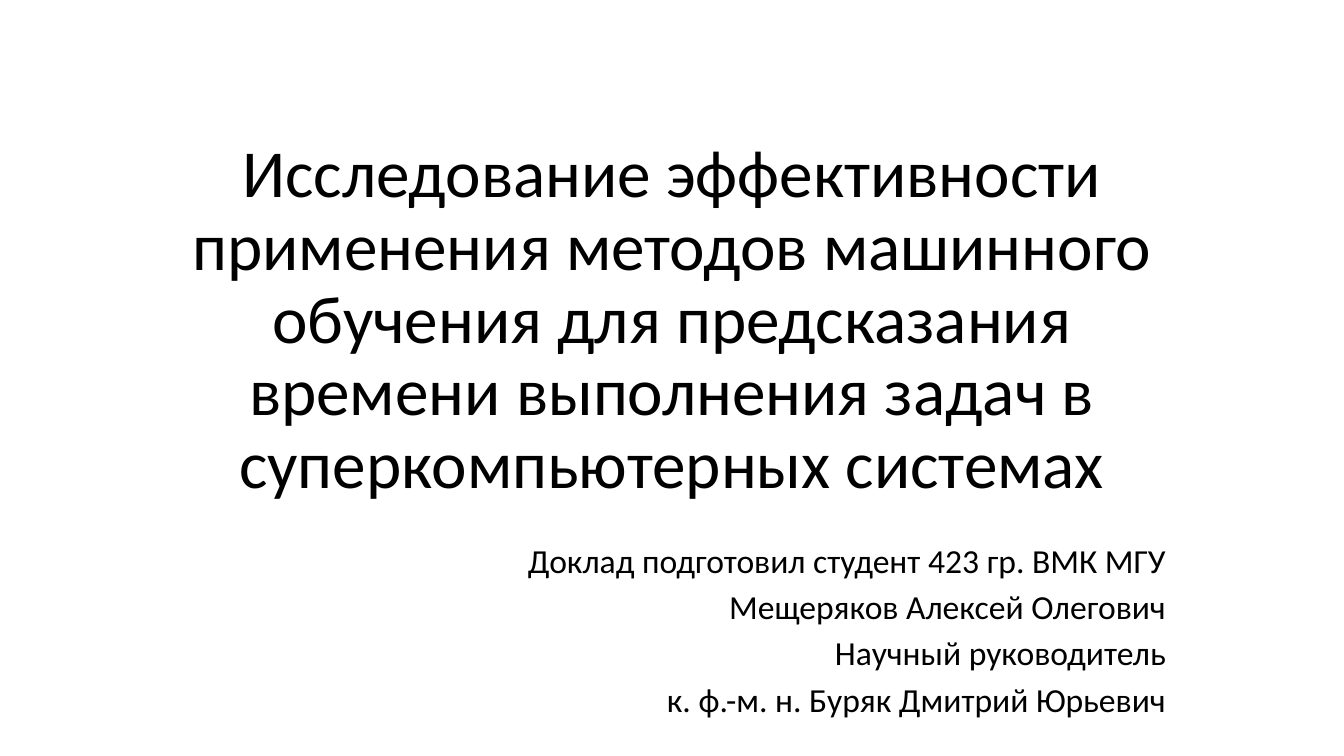
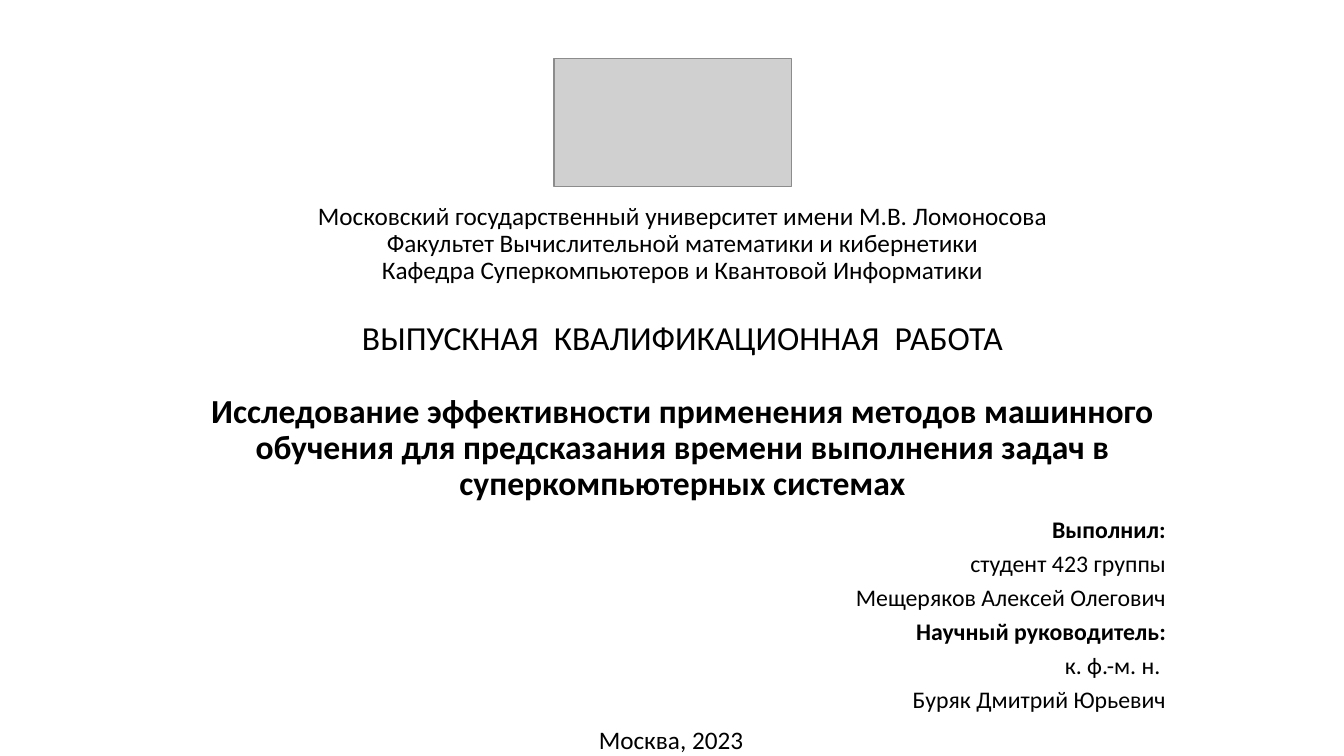
Before and after one commit to alexmeshr/task_time_prediction, a slide deck: slide 1 of presentation.pptx. Drawn at 1344x756 pixels with LibreOffice and Linux fonts; fonts in the diff are those of the drawing; grey boxes stand for pictures. Boxes give left, top, right and bottom in pixels: in the first picture for what was removed or moved away, otherwise in the second. Text is boxed around its words. In the diff, an @@ line names an element or a change of style, - is before the commit and + after.

```diff
--- a/presentation.pptx
+++ b/presentation.pptx
@@ picture added at [555,58,791,187] @@
@@ title at [211,208,1153,501]: text changed; size 48 to 24 pt @@
-Исследование эффективности применения методов машинного обучения для предсказания времени выполнения задач в суперкомпьютерных системах
+Московский государственный университет имени М.В. Ломоносова
+Факультет Вычислительной математики и кибернетики
+Кафедра Суперкомпьютеров и Квантовой Информатики
+ВЫПУСКНАЯ КВАЛИФИКАЦИОННАЯ РАБОТА
+Исследование эффективности применения методов машинного обучения для предсказания времени выполнения задач в суперкомпьютерных системах
@@ subtitle "Выполнил:": place and size @@
-subtitle "Выполнил:" at [528,551,1166,718]
+subtitle "Выполнил:" at [856,522,1166,712]
@@ subtitle at [970,522,1166,576]: text changed; size 24 to 17 pt @@
-Доклад подготовил студент 423 гр. ВМК МГУ
+Выполнил:
+студент 423 группы
@@ subtitle at [856,590,1165,610]: size 24 to 17 pt in "Мещеряков Алексей Олегович"; line spacing 0.8 to 0.7 @@
@@ subtitle at [913,623,1166,712]: text changed; size 24 to 17 pt @@
-Научный руководитель
-к. ф.-м. н. Буряк Дмитрий Юрьевич
+Научный руководитель:
+к. ф.-м. н.
+Буряк Дмитрий Юрьевич
@@ text added at [599,732,743,752], 18 pt, text #000000 @@
+Москва, 2023
```
Also in this commit, not shown: 7 other slides changed, 20 slides added, 3 slides removed, 11 other files.
